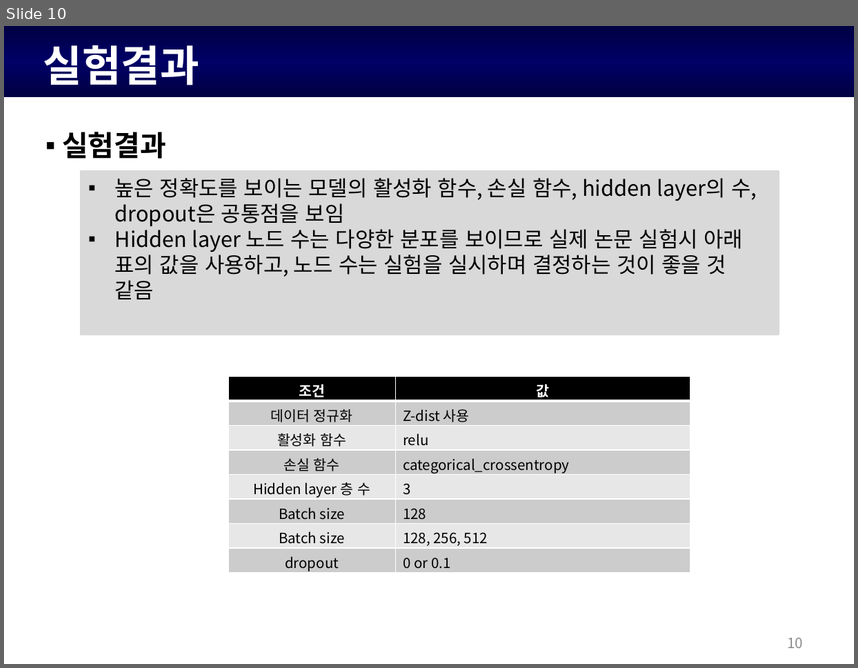
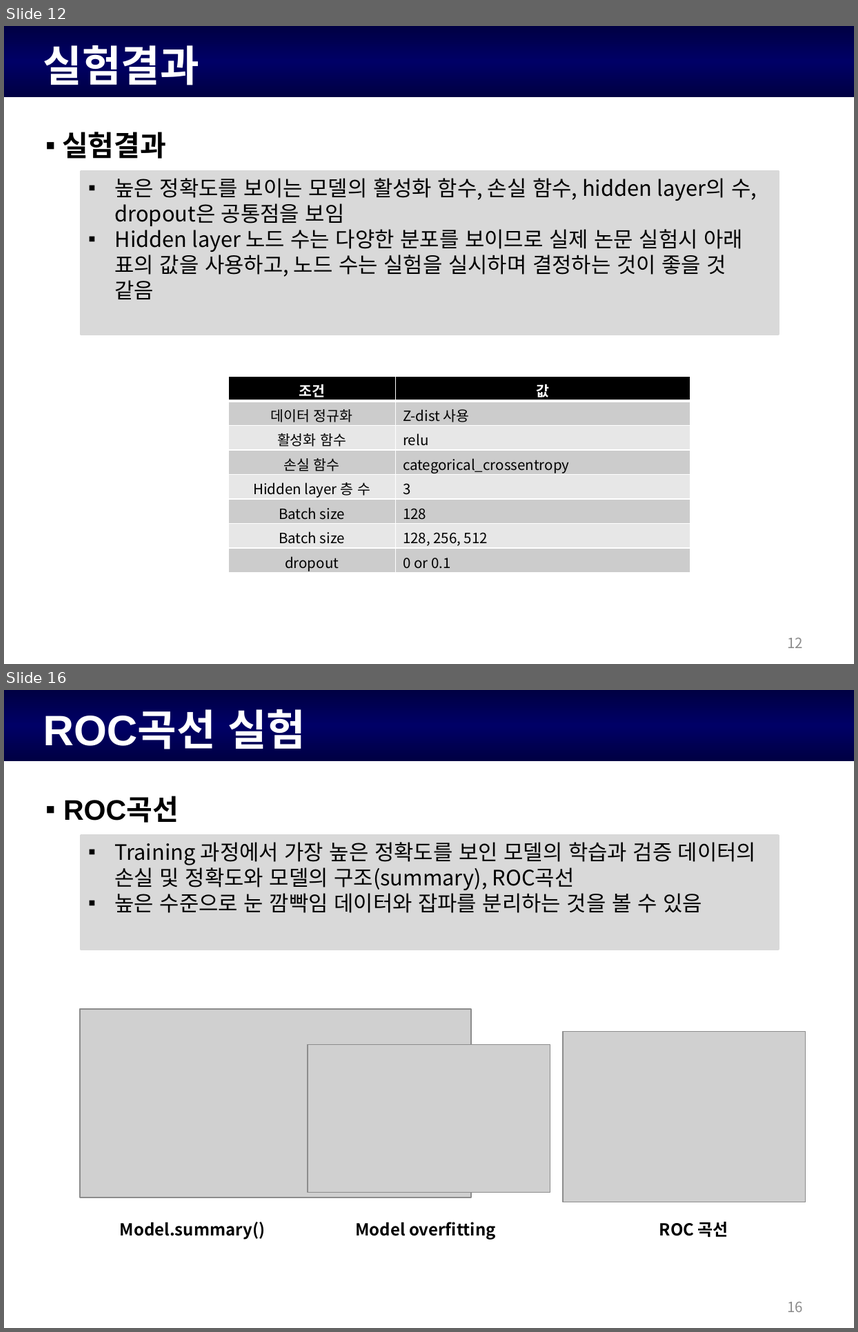
Before and after one commit to KiHyeon-Hong/EOG_filtering_model_report, a slide deck: 안전도 필터링 모델 정확도 실험.pptx. Shown one above the other, each under a label of ours: slide 10 before the commit, slides 12 and 16 after it; the slides between them are not shown. The pictures are 858x668 and 858x1332 pixels, drawn with LibreOffice and Linux fonts; fonts in the diff are those of the drawing; grey boxes stand for pictures; background and template pictures are left out. Boxes give left, top, right and bottom in pixels: in the first picture for what was removed or moved away, otherwise in the second. Text is boxed around its words. In the diff, an @@ line names an element or a change of style, - is before the commit and + after.

Commit message:
데이터 출력 및 ppt작성
데이터 출력 및 ppt작성

```diff
--- a/안전도 필터링 모델 정확도 실험.pptx
+++ b/안전도 필터링 모델 정확도 실험.pptx
@@ slide 16 added at (x1=4, y1=690, x2=854, y2=1328), background #FFFFFF; not listed: 1 template element that a slide beside it also shows @@
@@ text added at (x1=43, y1=709, x2=306, y2=749), 36 pt, text #FFFFFF, bold @@
+ROC곡선 실험
@@ text added at (x1=63, y1=797, x2=179, y2=822), 24 pt, text #000000, bold @@
+▪ ROC곡선
@@ rectangle added at (x1=81, y1=836, x2=778, y2=949), fill #D9D9D9, outline #D9D9D9 2 pt @@
@@ text added at (x1=115, y1=842, x2=756, y2=913), 18 pt, text #000000 @@
+▪ Training 과정에서 가장 높은 정확도를 보인 모델의 학습과 검증 데이터의 손실 및 정확도와 모델의 구조(summary), ROC곡선
+▪ 높은 수준으로 눈 깜빡임 데이터와 잡파를 분리하는 것을 볼 수 있음
@@ picture added at (x1=80, y1=1009, x2=470, y2=1198) @@
@@ picture added at (x1=562, y1=1031, x2=805, y2=1202) @@
@@ picture added at (x1=308, y1=1045, x2=550, y2=1192) @@
@@ text added at (x1=120, y1=1221, x2=266, y2=1239), 14 pt, text #000000, bold @@
+Model.summary()
@@ text added at (x1=355, y1=1221, x2=496, y2=1239), 14 pt, text #000000, bold @@
+Model overfitting
@@ text added at (x1=660, y1=1221, x2=728, y2=1236), 14 pt, text #000000, bold @@
+ROC 곡선
@@ page number added at (x1=787, y1=1301, x2=803, y2=1312), 12 pt, text #8C8C8C @@
+16
@@ what was slide 10 is now slide 12 @@
@@ page number at (x1=787, y1=637, x2=803, y2=648): text changed @@
-10
+12
```
Also in this commit, not shown: 1 slide changed, 5 other slides added, 1 other file.
